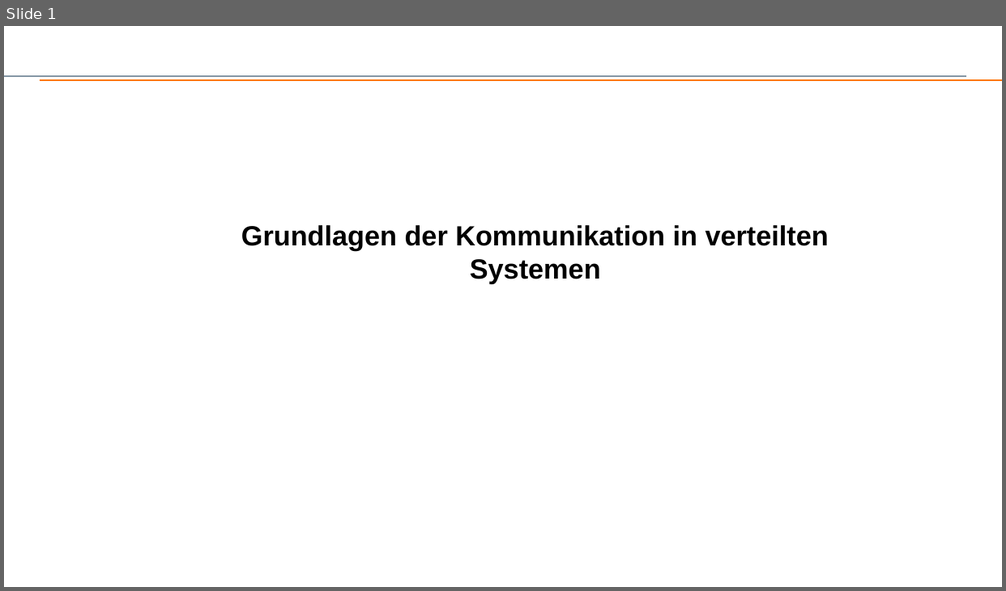
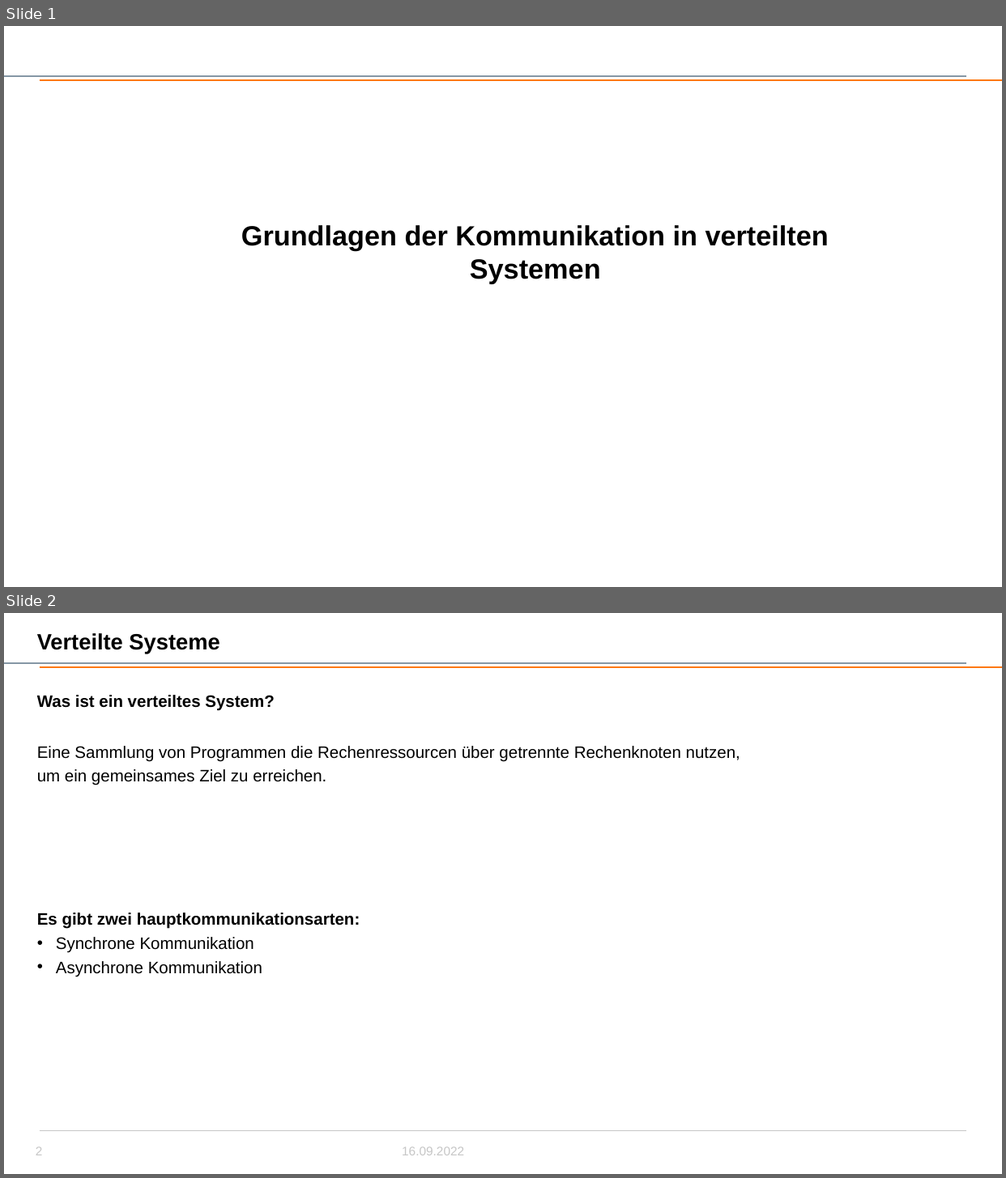
Before and after one commit to JeremiePlanta/testtest, a slide deck: KommunikationVerteilteSysteme.pptx. Shown one above the other, each under a label of ours: slide 1 before the commit, slides 1 and 2 after it. The pictures are 1006x591 and 1006x1178 pixels, drawn with LibreOffice and Linux fonts; fonts in the diff are those of the drawing; background and template pictures are left out. Boxes give left, top, right and bottom in pixels: in the first picture for what was removed or moved away, otherwise in the second. Text is boxed around its words. In the diff, an @@ line names an element or a change of style, - is before the commit and + after.

```diff
--- a/KommunikationVerteilteSysteme.pptx
+++ b/KommunikationVerteilteSysteme.pptx
@@ slide 2 added at <box>4,613,1002,1174</box>, background #FFFFFF; not listed: 2 template elements that a slide beside it also shows @@
@@ title added at <box>37,633,219,654</box>, 16 pt, text #000000, bold @@
+Verteilte Systeme
@@ text added at <box>37,695,274,711</box>, 12 pt, text #000000, bold @@
+Was ist ein verteiltes System?
@@ text added at <box>37,746,740,977</box>, 12 pt, text #000000 @@
+Eine Sammlung von Programmen die Rechenressourcen über getrennte Rechenknoten nutzen, um ein gemeinsames Ziel zu erreichen.
+Es gibt zwei hauptkommunikationsarten:
+• Synchrone Kommunikation
+• Asynchrone Kommunikation
@@ page number added at <box>36,1147,43,1156</box>, 9 pt, text #C6C6C6 @@
+2
@@ line added from (39, 1131) to (967, 1131), #C6C6C6 0.5 pt @@
@@ text added at <box>402,1147,464,1156</box>, 9 pt, text #C6C6C6 @@
+16.09.2022
```
Also in this commit, not shown: 13 slides changed.
